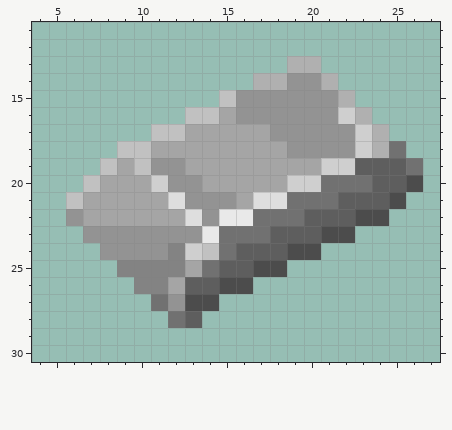
Pixel-art sprite, stored at assets/resources/ui/interactive/inventory/items/resources/aluminum_ingot.png. The first picture shows the starting point.
The file is 32x32 pixels. Colours within 5 levels of each other are drawn and written as one. Shown: x 4..27, y 11..30.
The same view after the edit:
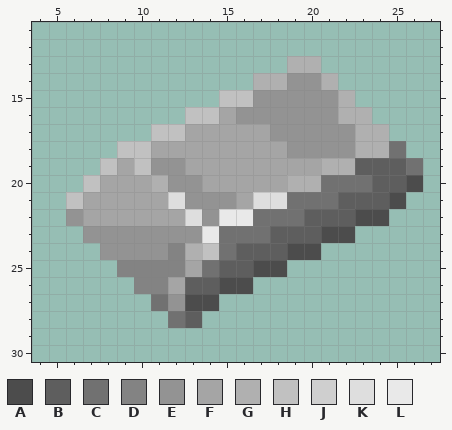
Palette (. is transparent): A #4c4c4c  B #5e5e5e  C #717171  D #838383  E #939393  F #a5a5a5  G #b0b0b0  H #c1c1c1  J #cfcfcf  K #dedede  L #e9e9e9
Diff:
The author changed colour J to colour G in row 16 at x 22; in rows 17 to 18 at x 23; in row 19 at x 21 to 22; in row 20 at x 11 and 19 to 20; in row 24 at x 13.
The author changed colour E to colour H in row 15 at x 16.
Boxes around the changes in both pictures, in picture pixels (x1, y1, x2, y2):
changed: (236, 90, 372, 192)
changed: (151, 175, 202, 260)
